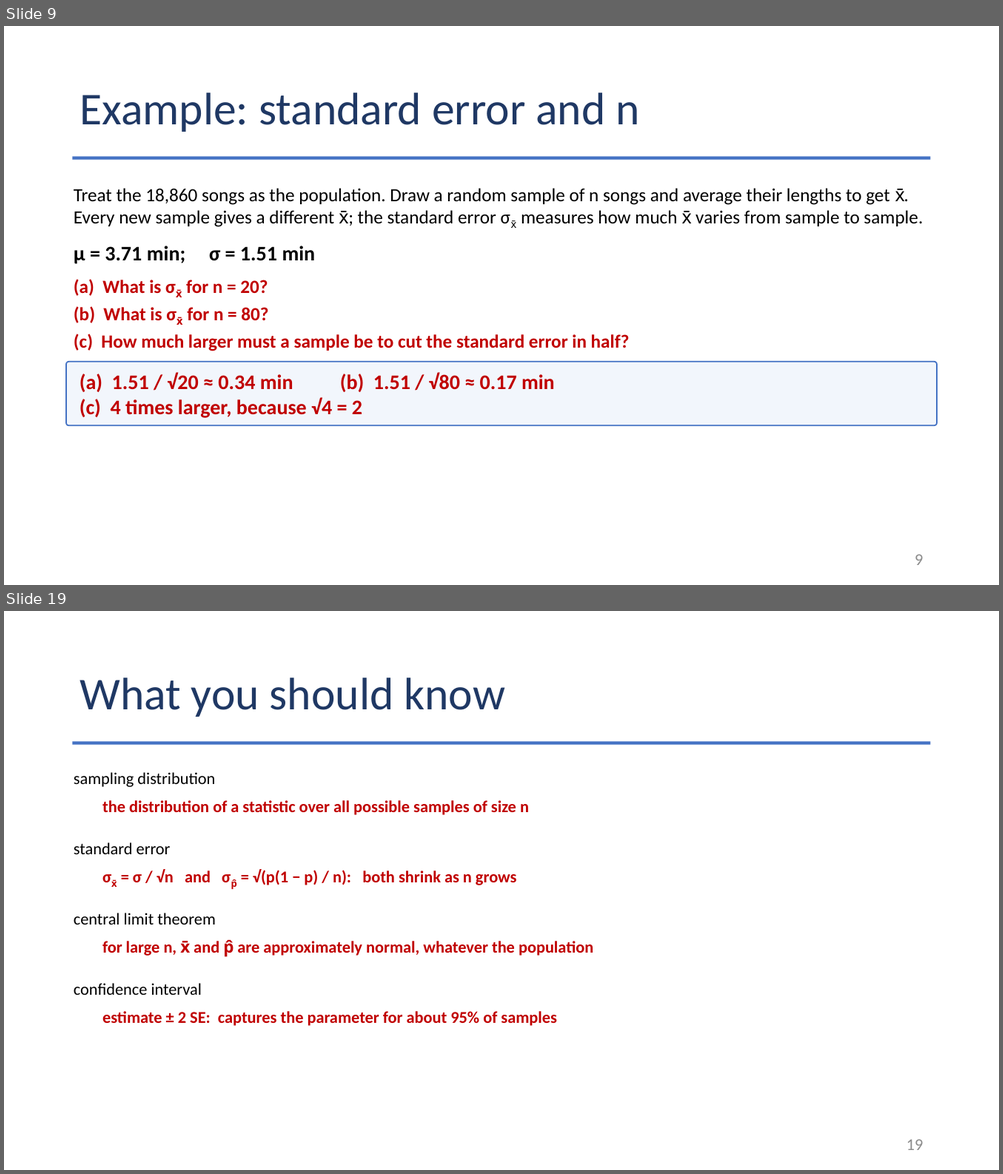
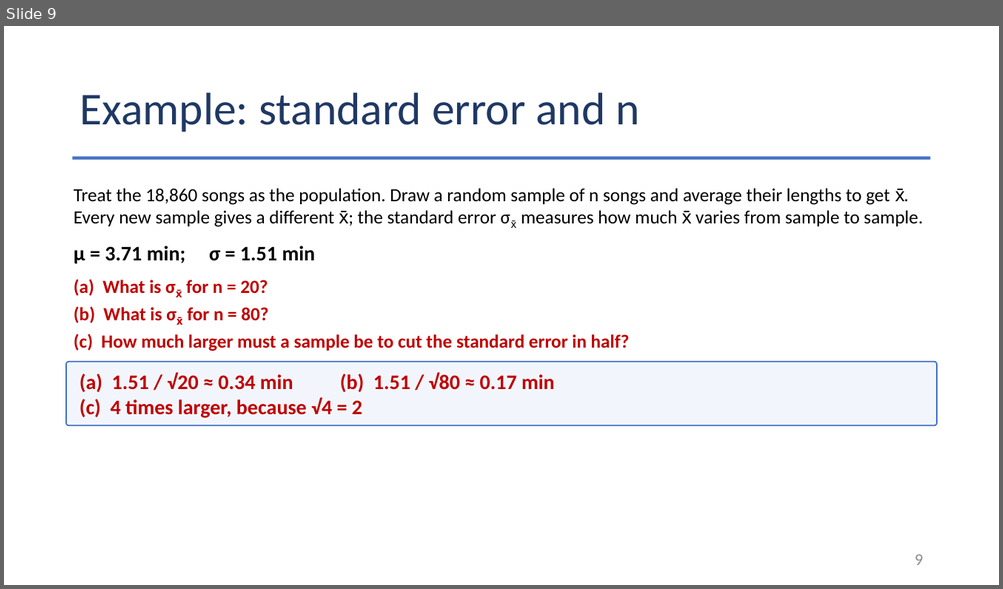
Before and after one commit to Jarred6068/UI_STAT251-03_Spring_2024, a slide deck: docs/lecture_slides/Week 8/2026/Week8_Lecture18_Slides_10_12_2026.pptx. Shown one above the other, each under a label of ours: slides 9 and 19 before the commit, slide 9 after it; the slides between them are not shown. The pictures are 1003x1174 and 1003x589 pixels, drawn with LibreOffice and Linux fonts; fonts in the diff are those of the drawing. Boxes give left, top, right and bottom in pixels: in the first picture for what was removed or moved away, otherwise in the second. Text is boxed around its words. In the diff, an @@ line names an element or a change of style, - is before the commit and + after.

```diff
--- a/docs/lecture_slides/Week 8/2026/Week8_Lecture18_Slides_10_12_2026.pptx
+++ b/docs/lecture_slides/Week 8/2026/Week8_Lecture18_Slides_10_12_2026.pptx
@@ slide 19 removed at <box>4,611,999,1170</box>, background #FFFFFF @@
@@ title removed at <box>79,678,505,717</box> @@
-What you should know
@@ rectangle removed at <box>73,741,930,744</box> @@
@@ text removed at <box>74,772,215,787</box> @@
-sampling distribution
@@ text removed at <box>102,800,529,815</box> @@
-the distribution of a statistic over all possible samples of size n
@@ text removed at <box>74,843,170,854</box> @@
-standard error
@@ text removed at <box>133,869,517,886</box> @@
-σx̄ = σ / √n and σp̂ = √(p(1 − p) / n): both shrink as n grows
@@ text removed at <box>74,913,216,925</box> @@
-central limit theorem
@@ text removed at <box>102,940,593,957</box> @@
-for large n, x̄ and p̂ are approximately normal, whatever the population
@@ text removed at <box>74,983,202,995</box> @@
-confidence interval
@@ text removed at <box>102,1011,557,1026</box> @@
-estimate ± 2 SE: captures the parameter for about 95% of samples
@@ page number removed at <box>906,1139,923,1150</box> @@
-19
```
Also in this commit, not shown: 1 slide changed, 9 other slides removed, 22 other files.
